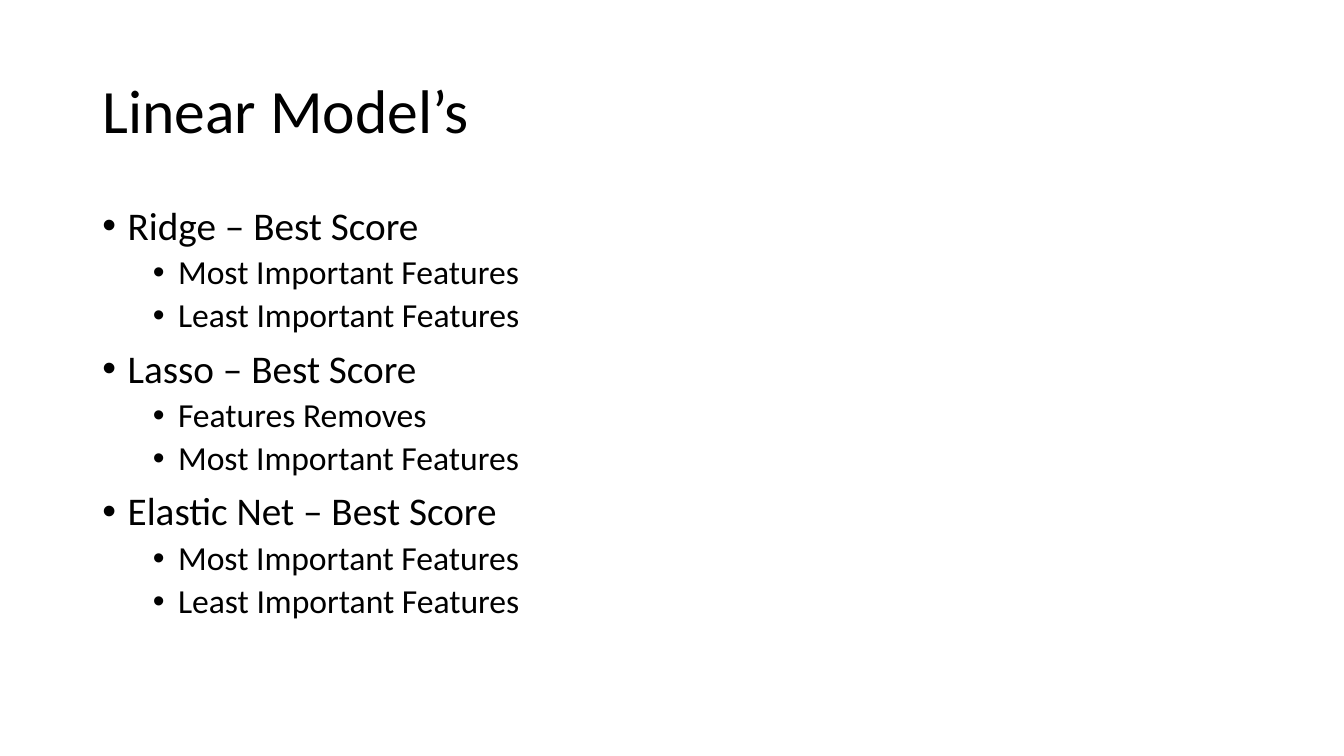
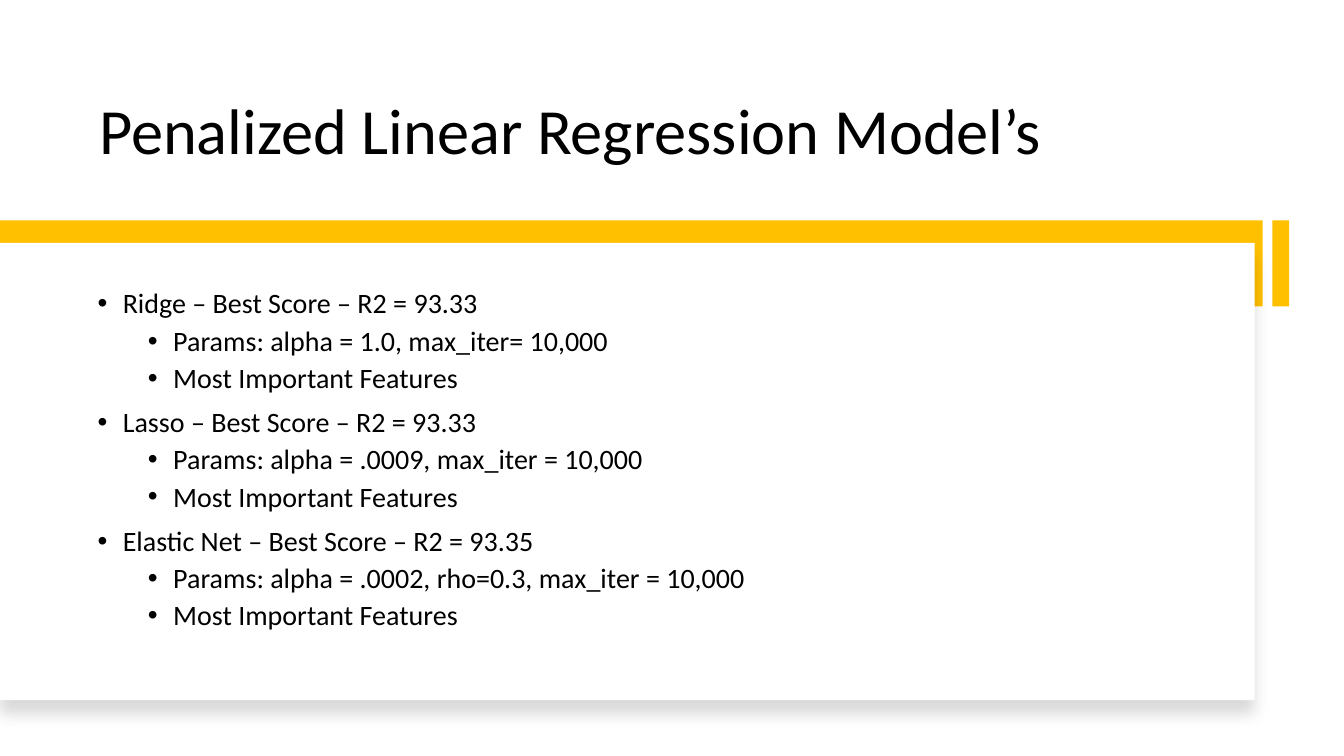
Before and after one commit to djhang99/housing_prices, a slide deck: slide 14 of Draft_Presentation.pptx. Drawn at 1344x756 pixels with LibreOffice and Linux fonts; fonts in the diff are those of the drawing. Boxes give left, top, right and bottom in pixels: in the first picture for what was removed or moved away, otherwise in the second. Text is boxed around its words. In the diff, an @@ line names an element or a change of style, - is before the commit and + after.

Commit message:
presentation formatting

```diff
--- a/Draft_Presentation.pptx
+++ b/Draft_Presentation.pptx
@@ title "Penalized Linear Regression Model’s" at bbox=[99, 108, 1041, 165]: vertical alignment middle to bottom @@
@@ title at bbox=[99, 108, 1041, 165]: text changed; size 44 to 46 pt @@
-Linear Model’s
+Penalized Linear Regression Model’s
@@ rectangle added at bbox=[0, 221, 1263, 307], fill #FFC000 @@
@@ rectangle added at bbox=[1272, 221, 1290, 307], fill #FFC000 @@
@@ rectangle added at bbox=[0, 243, 1255, 701], fill #FFFFFF @@
@@ text "Ridge – Best Score – ...": place and size @@
-text "Ridge – Best Score – ..." at bbox=[128, 212, 519, 619]
+text "Ridge – Best Score – ..." at bbox=[123, 293, 744, 630]
@@ text "Ridge – Best Score – ..." at bbox=[123, 293, 744, 630]: vertical alignment top to middle @@
@@ text at bbox=[123, 293, 608, 356]: text changed; size 28 to 20 pt @@
-• Ridge – Best Score
+• Ridge – Best Score – R2 = 93.33
+  • Params: alpha = 1.0, max_iter= 10,000
@@ text at bbox=[173, 370, 458, 630]: size 24 to 20 pt in "Most Important Features", "Most Important Features", "Most Important Features" @@
@@ text at bbox=[123, 413, 642, 474]: text changed; size 24 to 20 pt @@
-  • Least Important Features
-• Lasso – Best Score
-  • Features Removes
+• Lasso – Best Score – R2 = 93.33
+  • Params: alpha = .0009, max_iter = 10,000
@@ text at bbox=[123, 531, 744, 593]: text changed; size 28 to 20 pt @@
-• Elastic Net – Best Score
+• Elastic Net – Best Score – R2 = 93.35
+  • Params: alpha = .0002, rho=0.3, max_iter = 10,000
@@ text at bbox=[178, 591, 519, 619]: paragraph removed @@
-  • Least Important Features
```
Also in this commit, not shown: 15 other slides changed, 4 slides added, 2 slides removed.
